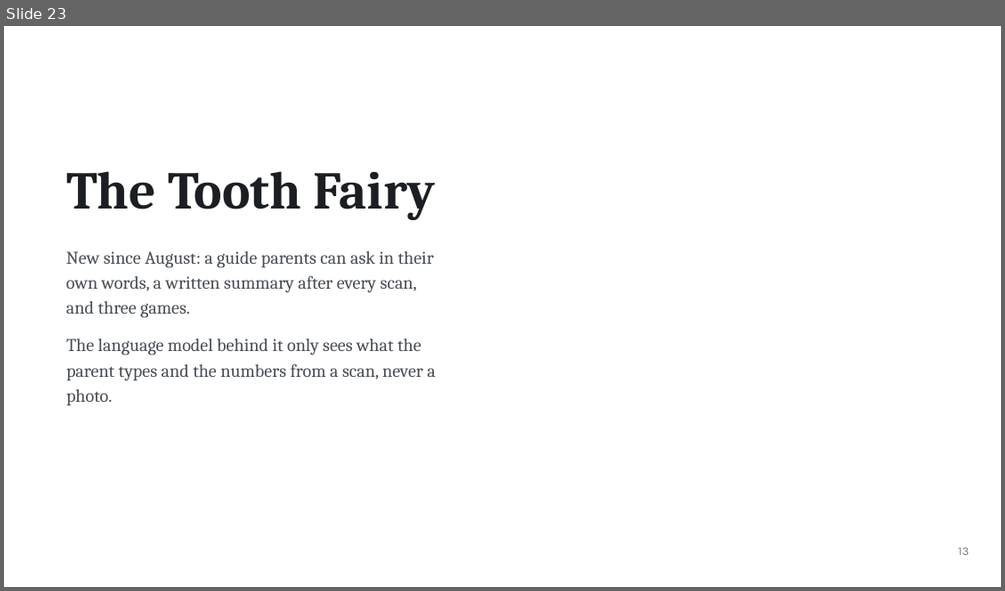
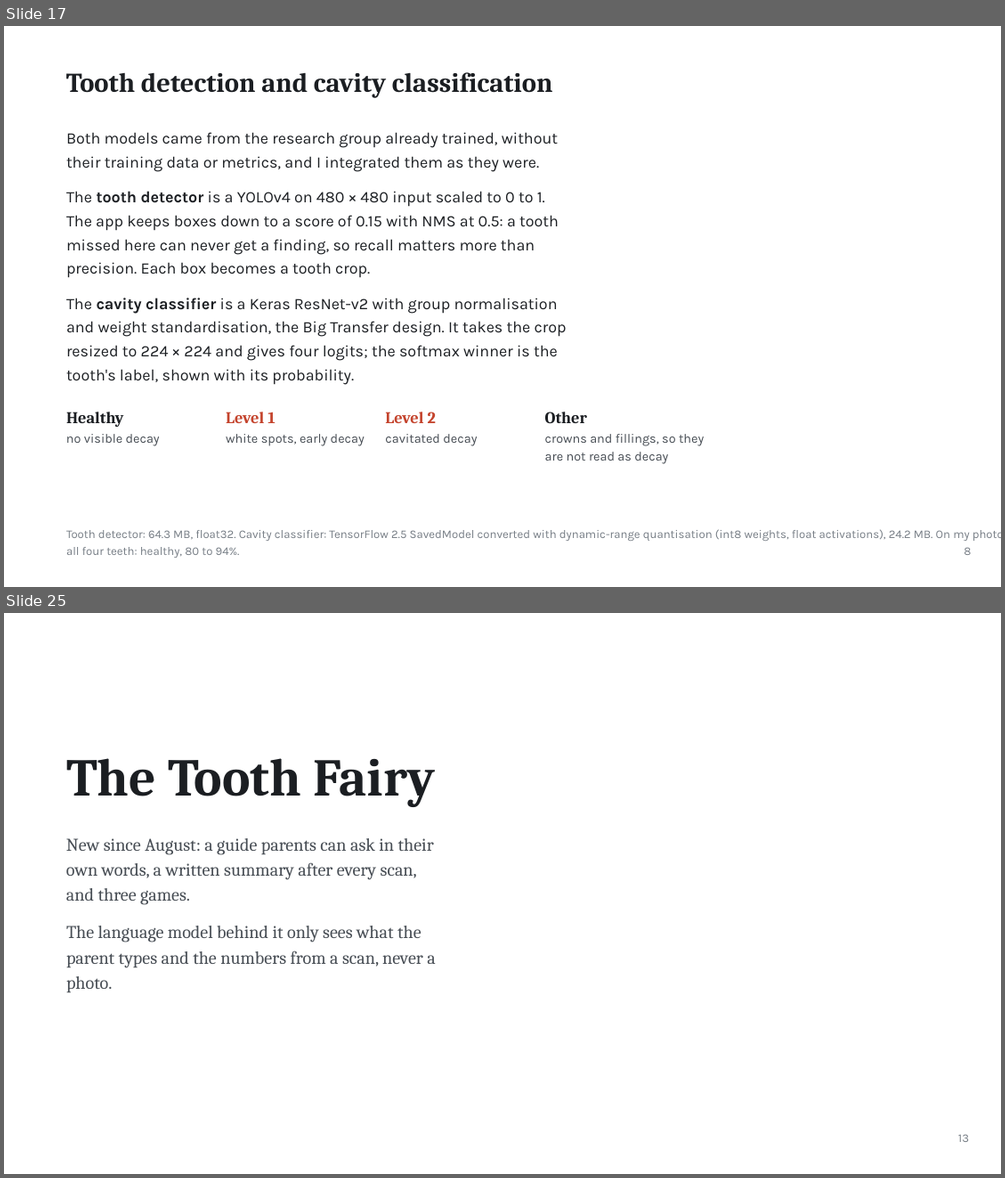
Before and after one commit to ertugrul-senturk/interactive-slides, a slide deck: public/decks/2026-11-smart-teeth.pptx. Shown one above the other, each under a label of ours: slide 23 before the commit, slides 17 and 25 after it; the slides between them are not shown. The pictures are 1005x591 and 1005x1178 pixels, drawn with LibreOffice and Linux fonts; fonts in the diff are those of the drawing; background and template pictures are left out. Boxes give left, top, right and bottom in pixels: in the first picture for what was removed or moved away, otherwise in the second. Text is boxed around its words. In the diff, an @@ line names an element or a change of style, - is before the commit and + after.

```diff
--- a/public/decks/2026-11-smart-teeth.pptx
+++ b/public/decks/2026-11-smart-teeth.pptx
@@ slide 17 added at (4, 26, 1001, 587), background picture (left out) @@
@@ text added at (66, 72, 553, 98), 26.2 pt, text #1B1E22, bold @@
+Tooth detection and cavity classification
@@ text added at (66, 132, 558, 172), 15.4 pt, text #1B1E22 @@
+Both models came from the research group already trained, without
+their training data or metrics, and I integrated them as they were.
@@ text added at (66, 191, 558, 278), 15.4 pt, text #1B1E22 @@
+The tooth detector is a YOLOv4 on 480 × 480 input scaled to 0 to 1.
+The app keeps boxes down to a score of 0.15 with NMS at 0.5: a tooth
+missed here can never get a finding, so recall matters more than
+precision. Each box becomes a tooth crop.
@@ text added at (66, 297, 558, 385), 15.4 pt, text #1B1E22 @@
+The cavity classifier is a Keras ResNet-v2 with group normalisation
+and weight standardisation, the Big Transfer design. It takes the crop
+resized to 224 × 224 and gives four logits; the softmax winner is the
+tooth's label, shown with its probability.
@@ text added at (66, 411, 124, 426), 15.8 pt, text #1B1E22, bold @@
+Healthy
@@ text added at (226, 411, 275, 423), 15.8 pt, text #C4432C, bold @@
+Level 1
@@ text added at (385, 411, 436, 423), 15.8 pt, text #C4432C, bold @@
+Level 2
@@ text added at (545, 411, 587, 423), 15.8 pt, text #1B1E22, bold @@
+Other
@@ text added at (66, 434, 160, 446), 12.4 pt, text #474D54 @@
+no visible decay
@@ text added at (226, 434, 364, 446), 12.4 pt, text #474D54 @@
+white spots, early decay
@@ text added at (385, 434, 477, 446), 12.4 pt, text #474D54 @@
+cavitated decay
@@ text added at (545, 434, 704, 464), 12.4 pt, text #474D54 @@
+crowns and fillings, so they
+are not read as decay
@@ text added at (66, 529, 969, 557), 11.2 pt, text #777E86 @@
+Tooth detector: 64.3 MB, float32. Cavity classifier: TensorFlow 2.5 SavedModel converted with dynamic-range quantisation (int8 weights, float activations), 24.2 MB. On my photo
+all four teeth: healthy, 80 to 94%.
@@ text added at (963, 547, 971, 555), 11.2 pt, text #777E86 @@
+8
@@ what was slide 23 is now slide 25 @@
```
Also in this commit, not shown: 19 slides changed, 16 other slides added, 30 slides removed, 33 other files.
